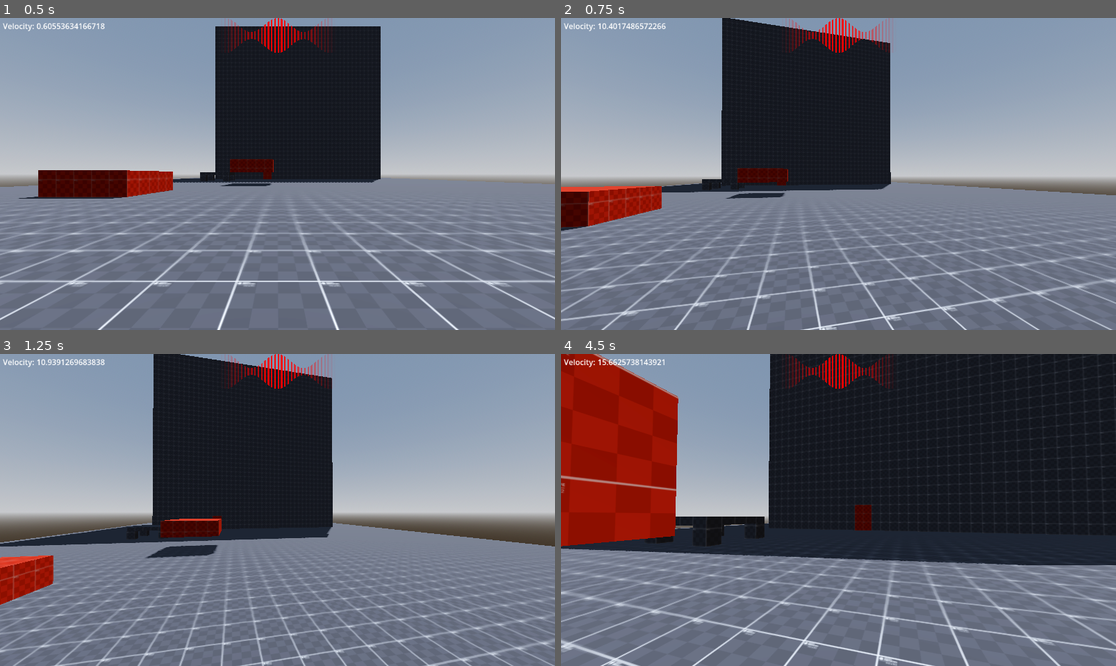
Above: before the commit, frames 1-4 (two rows, left to right).
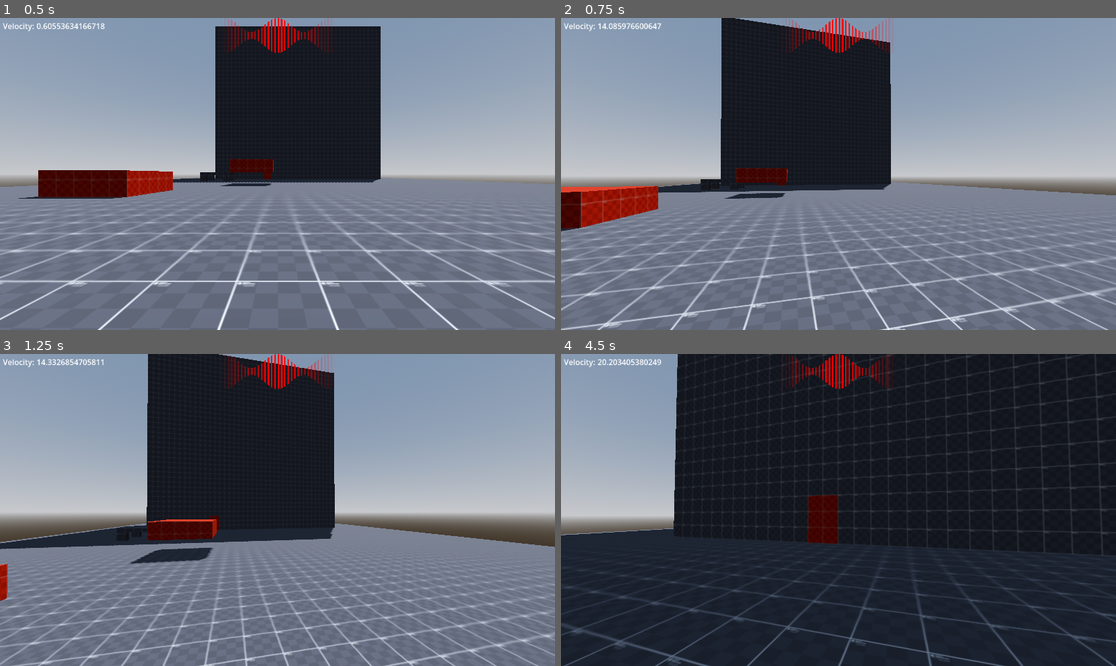
Above: after the commit, the same moments.

Repository: WasteIy/GameOff2025
Game: Godot game, scene res://Scenes/Levels/test_level.tscn
Same seed, same stepped clock (60 frames per second), same inputs: the game is played once before the commit and once after it.
Inputs (mouse positions are in pixels of both pictures, inside the frame that each line leads up to):
- Up to frame 1 (0.5 s): no input
- Up to frame 2 (0.75 s): tap Enter at 0.5 s; move the mouse to (866, 174) at 0.52 s; hold W (move_forward) from 0.53 s (still down); tap Space (jump) at 0.6 s; click (866, 174) at 0.67 s
- Up to frame 3 (1.25 s): keep holding W (move_forward); tap Space (jump) at 0.77, 1.07 s
- Up to frame 4 (4.5 s): keep holding W (move_forward); move the mouse to (810, 510) at 1.27 s; tap Space (jump) at 1.35, 1.52, 1.82, 2.1, 2.85, 3.02, 3.32, 3.6, 3.77, 4.07, 4.35 s; move the mouse to (849, 503) at 2.02 s; move the mouse to (832, 516) at 2.77 s; click (832, 516) at 2.92 s; move the mouse to (877, 513) at 3.52 s; move the mouse to (794, 506) at 4.27 s

Frame 1 is identical in both runs. In frame 2, 7.7% of the frame differs, in the area x 0-100%, y 0-100%; in frame 3, 11%; in frame 4, 57%.

Commit message:
Bunny hop velocity reset after landing

Diff:
--- a/Scenes/Player/State Machine/idle_state.gd
+++ b/Scenes/Player/State Machine/idle_state.gd
@@ -15,6 +15,7 @@
 
 func physics_update(delta: float) -> void:
 	check_is_on_floor()
+	applies(delta)
 	character.apply_gravity(delta)
 	check_input()
 	move(delta)
@@ -27,6 +28,9 @@
 			character.buffered_jump = true
 			character.buffered_jump_on = false
 			transitioned.emit(self, "JumpState")
+
+func applies(delta):
+	if character.hit_ground_cooldown > 0.0: character.hit_ground_cooldown -= delta
 
 func check_input():
 	if Input.is_action_just_pressed("jump"):
@@ -43,3 +47,5 @@
 		# Desacelera suavemente
 		character.velocity.x = lerp(character.velocity.x, 0.0, character.move_deceleration * delta)
 		character.velocity.z = lerp(character.velocity.z, 0.0, character.move_deceleration * delta)
+
+		if character.hit_ground_cooldown <= 0: character.desired_move_speed = character.velocity.length()
--- a/Scenes/Player/State Machine/jump_state.gd
+++ b/Scenes/Player/State Machine/jump_state.gd
@@ -6,10 +6,10 @@
 	print("Entrei no JumpState")
 	character = character_reference
 
-	verifications()
+	flag_update()
 	jump()
 
-func verifications():
+func flag_update():
 	if character.hit_ground_cooldown != character.hit_ground_cooldown:
 		character.hit_ground_cooldown = character.hit_ground_cooldown
 
--- a/Scenes/Player/State Machine/walk_state.gd
+++ b/Scenes/Player/State Machine/walk_state.gd
@@ -7,9 +7,24 @@
 	character = character_reference
 
 func physics_update(delta : float):
+	check_if_floor()
+	applies(delta)
 	character.apply_gravity(delta)
 	check_input()
 	move(delta)
+
+func check_if_floor():
+	if !character.is_on_floor() and !character.is_on_wall():
+		if character.velocity.y < 0.0:
+			transitioned.emit(self, "InAirState")
+	if character.is_on_floor():
+		if character.buffered_jump_on:
+			character.buffered_jump = true
+			character.buffered_jump_on = false
+			transitioned.emit(self, "JumpState")
+
+func applies(delta):
+	if character.hit_ground_cooldown > 0.0: character.hit_ground_cooldown -= delta
 
 func check_input():
 	if Input.is_action_just_pressed("jump"):
